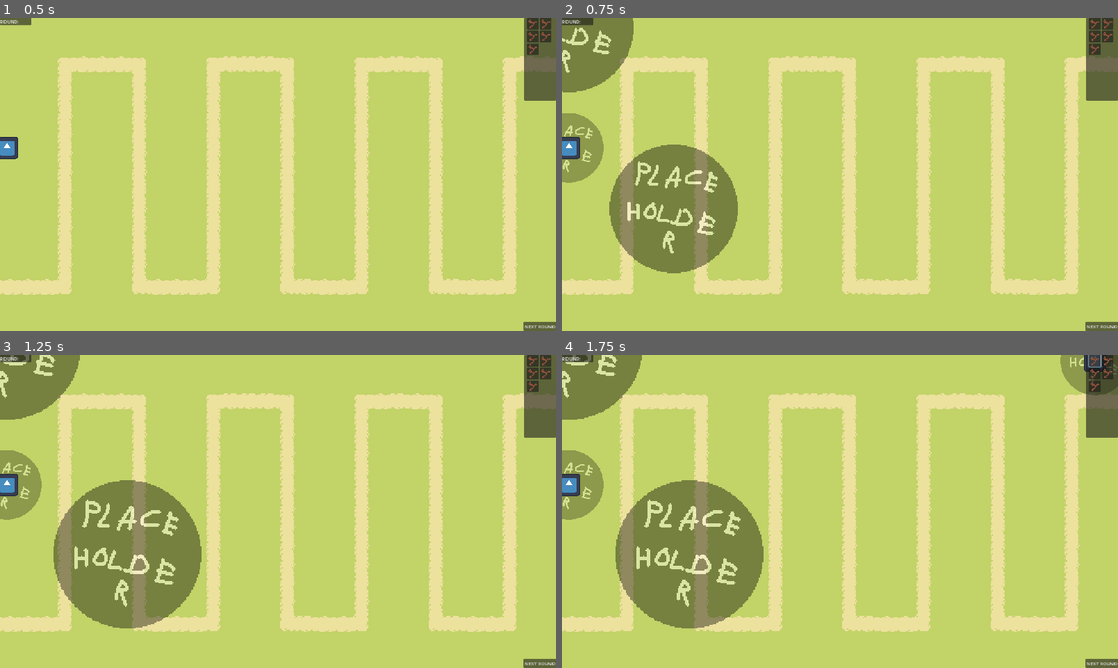
Above: before the commit, frames 1-4 (two rows, left to right).
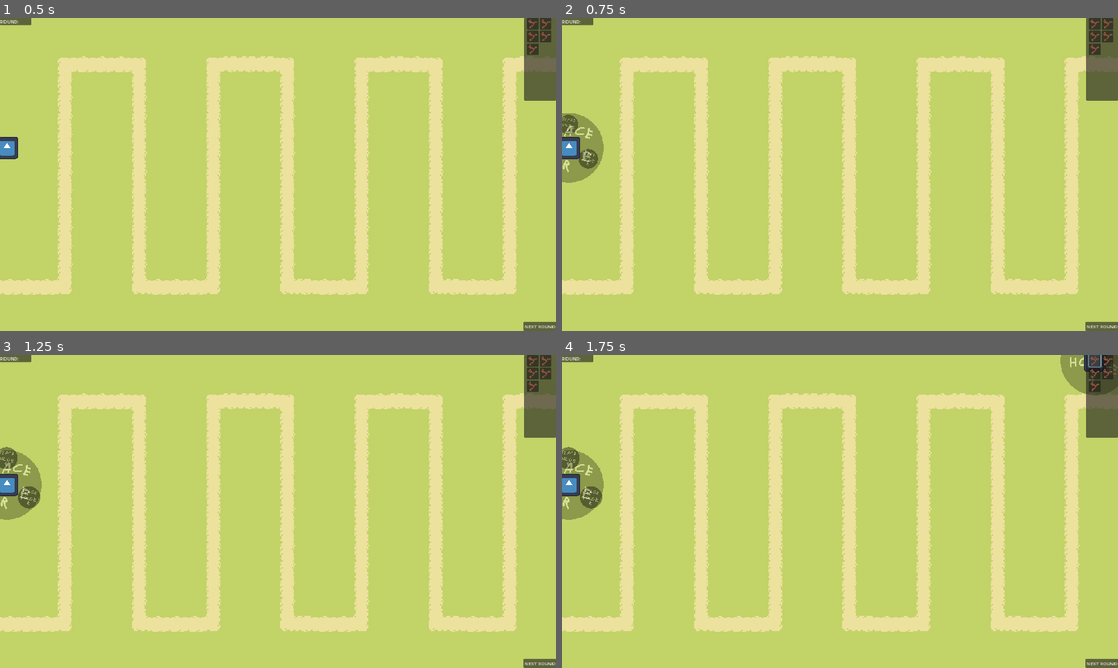
Above: after the commit, the same moments.

Repository: MindVisceral/BoneTD
Game: Godot game, scene res://Levels/Level1/Level1.tscn
The game is run twice, just before and just after one commit, with the same random seed, the same clock (stepped at 60 frames per second) and the same inputs. The engine's default icon, where the game draws it, is replaced by a stand-in: a white triangle on a blue panel in a dark square.
Inputs (mouse positions are in pixels of both pictures, inside the frame that each line leads up to):
- Up to frame 1 (0.5 s): no input
- Up to frame 2 (0.75 s): click (567, 146) at 0.5 s
- Up to frame 3 (1.25 s): no input
- Up to frame 4 (1.75 s): click (1095, 361) at 1.25 s

Frame 1 is identical in both runs. In frame 2, 10% of the frame differs, in the area x 0-32%, y 0-82%; in frame 3, 13%, in the area x 0-37%, y 0-88%; in frame 4, 13%.

Commit message:
Now RadialMenu works when Tower is selected

Diff:
--- a/Entities/Towers/BaseTower/BaseTower.gd
+++ b/Entities/Towers/BaseTower/BaseTower.gd
@@ -19,7 +19,7 @@
 			update_configuration_warnings()
 
 ## This Button is visible in-editor, but invisible in-game (we remove its Normal texture)
-@export var tower_selection_button: TextureButton
+@export var tower_selection_button: RadialTowerMenu
 
 ###-------------------------------------------------------------------------###
 ##### References
@@ -324,6 +324,7 @@
 			tower_range_collider.shape.radius * range_to_range_visuals_rate)
 
 
+
 	## Everything that follows only matters when not in the Editor
 	if not Engine.is_editor_hint():
 		## Toggle TowerRangeVisuals visibility;
@@ -333,9 +334,18 @@
 			if tower_handler.selected_tower_ref == self:
 				## Make this Tower's TowerRangeVisuals visible
 				tower_range_visuals.visible = true
-			## Otherwise, make TowerRangeVisuals invisible
+				## And enable the Tower's Radial Menu, if it's not enabled (active) already.
+				## NOTE: Without this, the Radial buttons just get further and further away from
+				## NOTE: the Main Button, because they're animated with Tweens. Could be useful?
+				if tower_selection_button.active == false:
+					tower_selection_button.enable()
+
+			## Otherwise, when this Tower is not selected...
 			else:
+				## Make this Tower's TowerRangeVisuals invisible
 				tower_range_visuals.visible = false
+				## And disable this Tower's Radial Menu
+				tower_selection_button.disable()
 
 
 
@@ -347,12 +357,13 @@
 ## When this Tower's TowerSelectionButton is pressed...
 func _on_tower_selection_pressed() -> void:
 
-	## A Tower can only be selected if the Palyer isn't already trying to place a Tower.
+	## A Tower can only be selected if the Player isn't already trying to place a Tower.
 	if tower_handler.player_placing_tower == false:
 		## Make it known that a Tower is currently selected and that it is this Tower
 		tower_handler.player_selected_tower = true
 		tower_handler.selected_tower_ref = self
 
+
 	## Other Towers must know that they are not selected!
 	tower_handler.new_tower_selected.emit()
 
--- a/Entities/Towers/StickGuy/StickGuy.tscn
+++ b/Entities/Towers/StickGuy/StickGuy.tscn
@@ -14,6 +14,9 @@
 shot_delay = 0.7
 bullet_speed = 0
 bullet_piercing_amount = 9999
+
+[node name="RadialTowerSelection" parent="." index="0"]
+scale = Vector2(0.15, 0.15)
 
 [node name="Collider" parent="TowerRange" index="0"]
 shape = SubResource("CircleShape2D_2ixhf")
--- a/UI/RadialMenu/RadialMenu.gd
+++ b/UI/RadialMenu/RadialMenu.gd
@@ -10,8 +10,15 @@
 ## Reference to the Buttons Control Node, which all the radial Buttons are children of.
 @export var buttons_node: Control
 
+## Reference to the Radial Buttons around the Main Button.
+##
+@export var radial_button_reference: PackedScene
+
 
 @export_group("Button settings")
+
+## How many Buttons there are around the Main Button
+@export var number_of_radial_buttons: int = 3
 
 ## Radius of the Menu;
 ## how far away the centers of Radius Buttons will be away from the center of the Main Button
@@ -65,9 +72,14 @@
 ##### Enable/Disable this Radial Menu
 ###-------------------------------------------------------------------------###
 
-## When main Button is pressed
+## When main Button is pressed...
 func _on_pressed() -> void:
+	#toggle_main_button()
+	pass
 
+
+## Toggle the Main Button, animate the Radial buttons
+func toggle_main_button() -> void:
 	## Disable the Button so that it can't be pressed when it's in a middle of the animation
 	## hide_menu() and show_menu() functions enable it again.
 	self.disabled = true
@@ -77,6 +89,20 @@
 		hide_menu()
 	elif active == false:
 		show_menu()
+
+
+
+## Instead of toggling, enable the button.
+func enable() -> void:
+	self.disabled = true
+	#self.active = true
+	show_menu()
+
+## Instead of toggling, disable the button.
+func disable() -> void:
+	self.disabled = true
+	#self.active = false
+	hide_menu()
 
 
 
@@ -134,7 +160,10 @@
 
 	## Now we wait until the animation is done. Since each Button has a separate Tween made for it,
 	## we can't wait for a Tween's 'finished' signal. So we just use the 'speed' variable.
-	await get_tree().create_timer(speed).timeout
+	## NOTE: We ask the Globals Autoload to get_tree(), because TempTower calls a Tower's
+	## NOTE: update_tower_visuals() function before that Tower is added to the Tree, which calls
+	## NOTE: this hide_menu function, which crashes the game, because it can't get_tree(). Annoying.
+	await Globals.get_tree().create_timer(speed).timeout
 
 	## Everything is done animating, we can hide the Buttons now
 	buttons_node.hide()
--- a/UI/RadialMenu/RadialMenu.tscn
+++ b/UI/RadialMenu/RadialMenu.tscn
@@ -1,21 +1,23 @@
 [gd_scene load_steps=4 format=3 uid="uid://bx4r7imynksua"]
 
-[ext_resource type="Texture2D" uid="uid://ctnhv3wt1ocbd" path="res://placeholder_5.png" id="1_d4sds"]
-[ext_resource type="BitMap" uid="uid://cijo1rj4mrd13" path="res://placeholder_6.png" id="2_3pvai"]
-[ext_resource type="Script" path="res://UI/RadialMenu/RadialMenu.gd" id="3_ivie5"]
+[ext_resource type="Texture2D" uid="uid://ctnhv3wt1ocbd" path="res://placeholder_5.png" id="1_uiksi"]
+[ext_resource type="BitMap" uid="uid://cijo1rj4mrd13" path="res://placeholder_6.png" id="2_4fatf"]
+[ext_resource type="Script" path="res://UI/RadialMenu/RadialMenu.gd" id="3_hxtf6"]
 
 [node name="RadialMenu" type="TextureButton" node_paths=PackedStringArray("buttons_node")]
 offset_left = -64.0
 offset_top = -64.0
 offset_right = 64.0
 offset_bottom = 64.0
+scale = Vector2(0.3, 0.3)
 pivot_offset = Vector2(64, 64)
 mouse_default_cursor_shape = 2
 action_mode = 0
-texture_normal = ExtResource("1_d4sds")
-texture_click_mask = ExtResource("2_3pvai")
-script = ExtResource("3_ivie5")
+texture_normal = ExtResource("1_uiksi")
+texture_click_mask = ExtResource("2_4fatf")
+script = ExtResource("3_hxtf6")
 buttons_node = NodePath("Buttons")
+menu_radius = 150
 
 [node name="Buttons" type="Control" parent="."]
 layout_mode = 1
Not shown: 3 places in UI/RadialMenu/RadialMenu.tscn that only renumber resources
